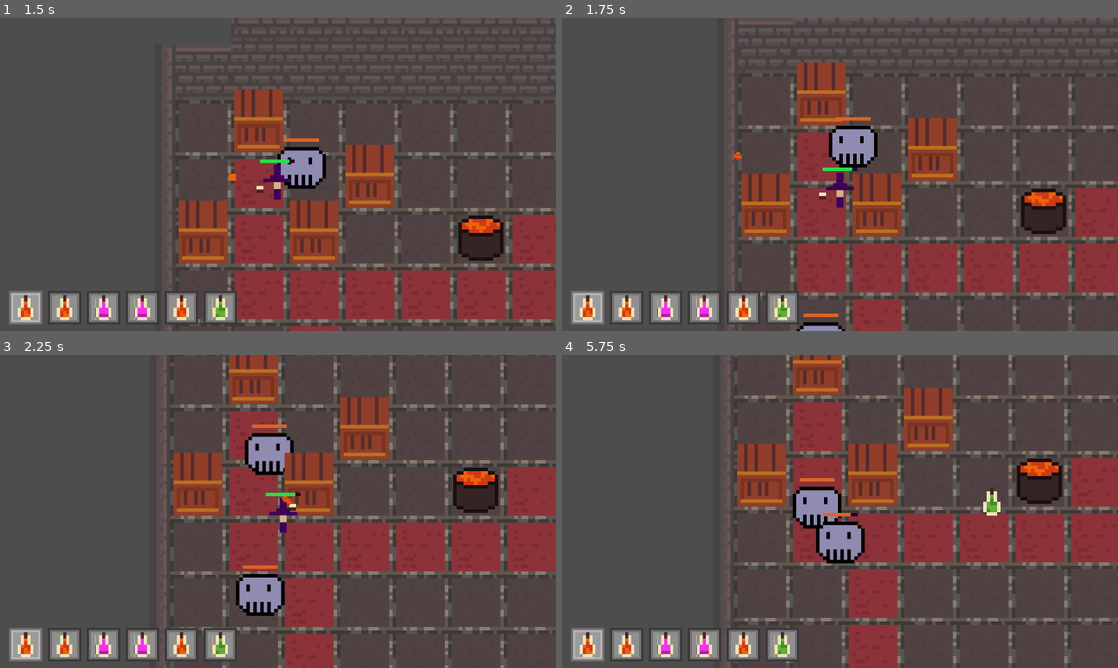
Above: before the commit, frames 1-4 (two rows, left to right).
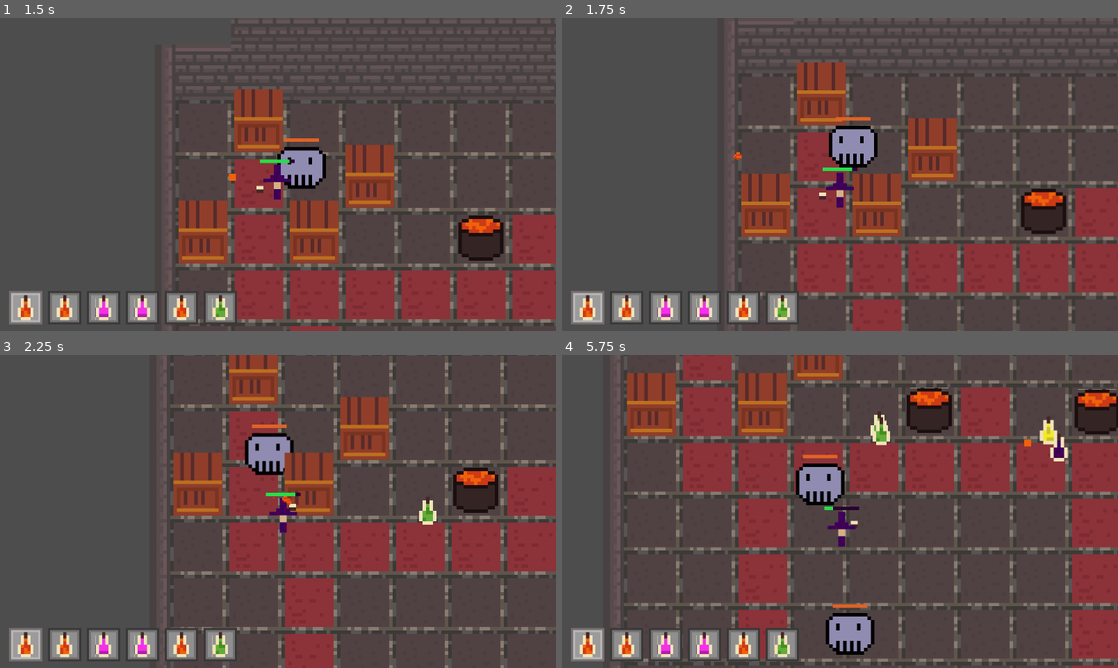
Above: after the commit, the same moments.

Repository: chluebi/ludum-dare-58
Game: Godot game, scene res://main.tscn
Same seed, same stepped clock (60 frames per second), same inputs: the game is played once before the commit and once after it.
Inputs (mouse positions are in pixels of both pictures, inside the frame that each line leads up to):
- Up to frame 1 (1.5 s): move the mouse to (400, 158) at 0.52 s; press the mouse at (400, 158) at 0.53 s; hold D (move_right) 0.53-1.28 s; move the mouse to (166, 190) at 1.27 s; release the mouse at (166, 190) at 1.28 s; hold S (move_down) from 1.28 s (still down); click (166, 190) at 1.35 s
- Up to frame 2 (1.75 s): keep holding S (move_down)
- Up to frame 3 (2.25 s): move the mouse to (333, 442) at 2.02 s; release S (move_down) at 2.03 s; press the mouse at (333, 442) at 2.03 s; hold D (move_right) from 2.03 s (still down)
- Up to frame 4 (5.75 s): move the mouse to (812, 574) at 2.77 s; release D (move_right) at 2.78 s; release the mouse at (812, 574) at 2.78 s; hold W (move_up) 2.78-3.53 s; click (812, 574) at 2.85 s; move the mouse to (1006, 558) at 3.52 s; press the mouse at (1006, 558) at 3.53 s; hold A (move_left) 3.53-5.03 s; move the mouse to (673, 464) at 4.27 s; release the mouse at (673, 464) at 4.28 s; click (673, 464) at 4.35 s; move the mouse to (867, 511) at 5.02 s; press the mouse at (867, 511) at 5.03 s; hold S (move_down) from 5.03 s (still down)

Frame 1 is identical in both runs. In frame 2, 0.3% of the frame differs, in the area x 42-51%, y 94-100%; in frame 3, 1.3%; in frame 4, 44%, in the area x 9-100%, y 0-100%.

Commit message:
yellow, rainbow potion effects

Diff:
--- a/cauldron.gd
+++ b/cauldron.gd
@@ -1,7 +1,7 @@
 extends StaticBody2D
 
 const POTION_DISTANCE = 150
-const POTION_INTERVAL = 5.0
+const POTION_INTERVAL = 2.0
 const POTION_SCENE = preload("res://potion.tscn")
 var timer = 0
 
--- a/enemy_spawner.gd
+++ b/enemy_spawner.gd
@@ -1,6 +1,6 @@
 extends Node2D
 
-const SPAWN_INTERVAL = 5.0
+const SPAWN_INTERVAL = 8.0
 const ALLOWED_REGION = Rect2(0,0,2400, 1500)
 const ENEMY_SCENE = preload("res://enemy.tscn")
 @onready var player = $"../Environment/player"
--- a/player.gd
+++ b/player.gd
@@ -60,12 +60,20 @@
 	if acceleration_vec.length_squared() > 1:
 		acceleration_vec = acceleration_vec.normalized()
 
-	velocity = lerp(velocity, acceleration_vec * MAX_SPEED, delta * ACCELERATION)
-	if (velocity.length() > MAX_SPEED):
-		velocity = velocity.normalized() * MAX_SPEED # make sure that we never extrapolate, i.e. go faster than max_speed
+	var effective_max = MAX_SPEED
+	if EFFECT_MANAGER.is_active(Constants.potion_type.yellow):
+		effective_max *= 1.5
+	velocity = lerp(velocity, acceleration_vec * effective_max, delta * ACCELERATION)
+	if (velocity.length() > effective_max):
+		velocity = velocity.normalized() * effective_max # make sure that we never extrapolate, i.e. go faster than max_speed
 
 	move_and_slide()
 
 func on_potion_pickup(pot):
-	EFFECT_MANAGER.activate(pot.type)
+	var type = pot.type
+	if pot.type == Constants.potion_type.rainbow:
+		type = randi_range(0, Constants.potion_type.FINAL - 2)
+		if type >= Constants.potion_type.rainbow:
+			type += 1
+	EFFECT_MANAGER.activate(type)
 	pot.queue_free()
